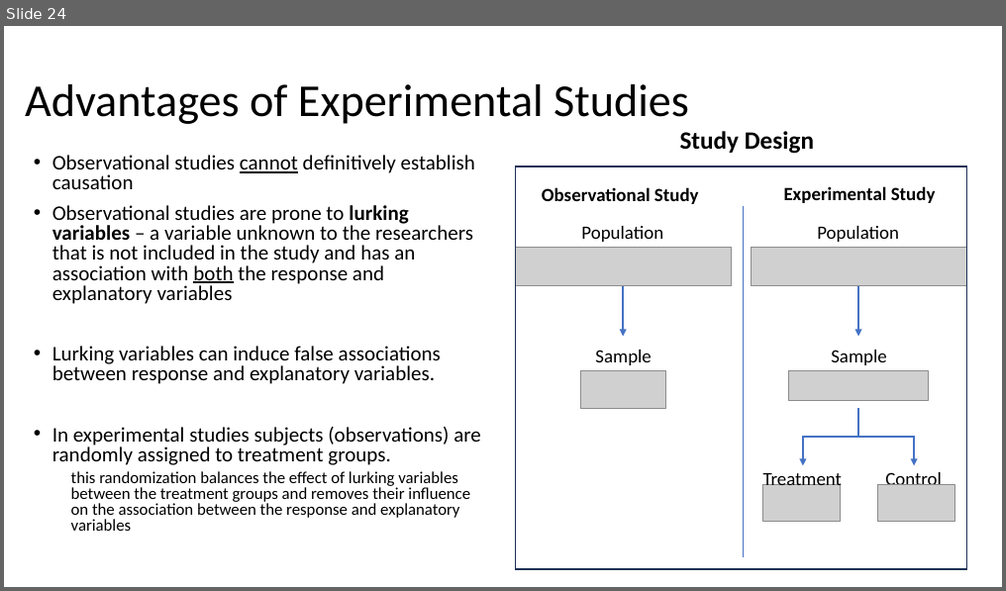
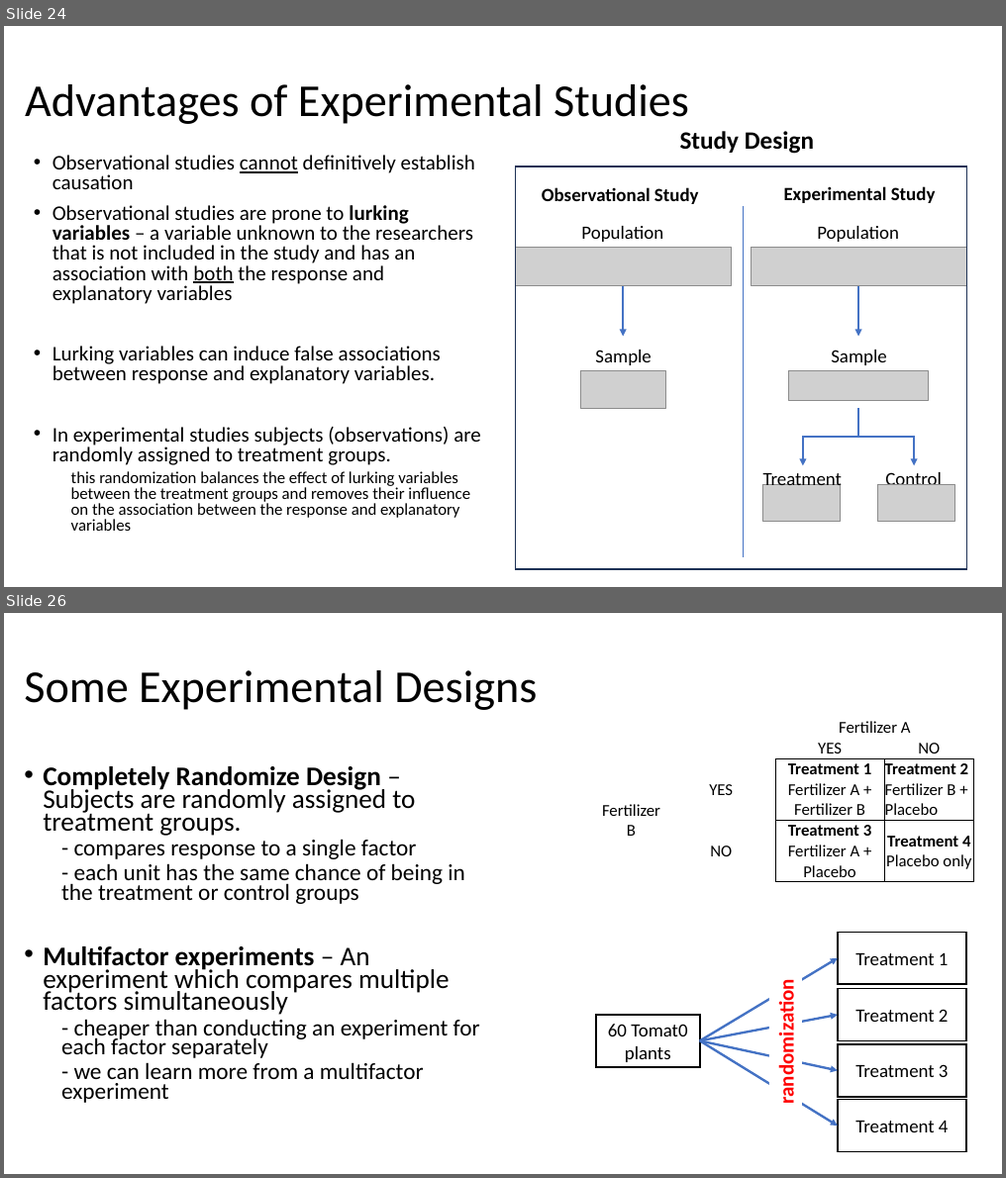
Before and after one commit to Jarred6068/UI_STAT251-03_Spring_2024, a slide deck: docs/lecture_slides/Week 5/Week5_Lecture8_Slides_2_7_2024.pptx. Shown one above the other, each under a label of ours: slide 24 before the commit, slides 24 and 26 after it; the slides between them are not shown. The pictures are 1006x591 and 1006x1178 pixels, drawn with LibreOffice and Linux fonts; fonts in the diff are those of the drawing; grey boxes stand for pictures. Boxes give left, top, right and bottom in pixels: in the first picture for what was removed or moved away, otherwise in the second. Text is boxed around its words. In the diff, an @@ line names an element or a change of style, - is before the commit and + after.

```diff
--- a/docs/lecture_slides/Week 5/Week5_Lecture8_Slides_2_7_2024.pptx
+++ b/docs/lecture_slides/Week 5/Week5_Lecture8_Slides_2_7_2024.pptx
@@ slide 26 added at (4,613,1002,1174), background #FFFFFF @@
@@ title added at (24,670,537,710), 44 pt, text #000000 @@
+Some Experimental Designs
@@ table added at (596,716,973,881), 4 rows, 4 columns @@
+ |  | Fertilizer A | 
+ |  | YES | NO
+Fertilizer B | YES | Treatment 1 Fertilizer A + Fertilizer B | Treatment 2 Fertilizer B + Placebo
+ | NO | Treatment 3 Fertilizer A + Placebo | Treatment 4 Placebo only
@@ text added at (43,839,480,1103), 22.2 pt, text #000000 @@
+• Completely Randomize Design – Subjects are randomly assigned to treatment groups.
+  - compares response to a single factor
+  - each unit has the same chance of being in the treatment or control groups
+• Multifactor experiments – An experiment which compares multiple factors simultaneously
+  - cheaper than conducting an experiment for each factor separately
+  - we can learn more from a multifactor experiment
@@ rectangle added at (838,932,966,984), outline #000000 1.5 pt, 18 pt, text #000000 @@
+Treatment 1
@@ arrow added from (700, 1042) to (838, 959), #4472C4 2.25 pt @@
@@ rectangle added at (769,970,802,1112), fill #FFFFFF, 20 pt, text #FF0000, bold @@
+randomization
@@ rectangle added at (838,989,966,1042), outline #000000 1.5 pt, 18 pt, text #000000 @@
+Treatment 2
@@ rectangle added at (596,1015,700,1067), outline #000000 1.5 pt, 18 pt, text #000000 @@
+60 Tomat0 plants
@@ arrow added from (700, 1042) to (838, 1015), #4472C4 2.25 pt @@
@@ arrow added from (700, 1042) to (838, 1071), #4472C4 2.25 pt @@
@@ arrow added from (700, 1042) to (838, 1126), #4472C4 2.25 pt @@
@@ rectangle added at (838,1045,966,1097), outline #000000 1.5 pt, 18 pt, text #000000 @@
+Treatment 3
@@ rectangle added at (838,1100,966,1152), outline #000000 1.5 pt, 18 pt, text #000000 @@
+Treatment 4
```
Also in this commit, not shown: 4 slides changed, 23 other slides added, 8 slides removed, 18 other files.
